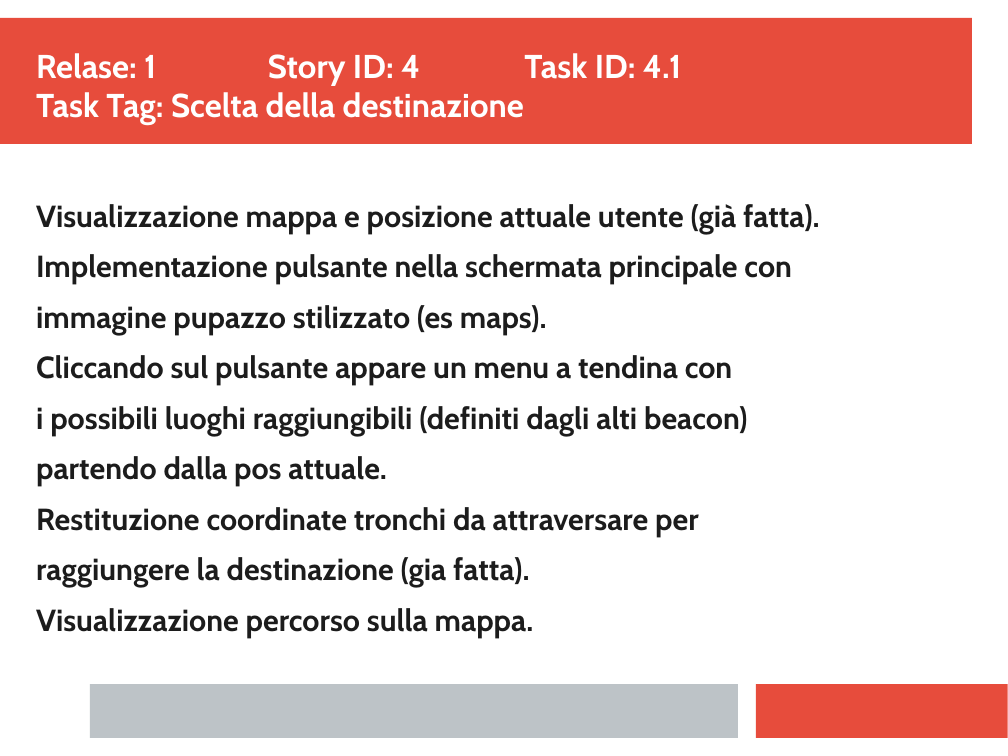
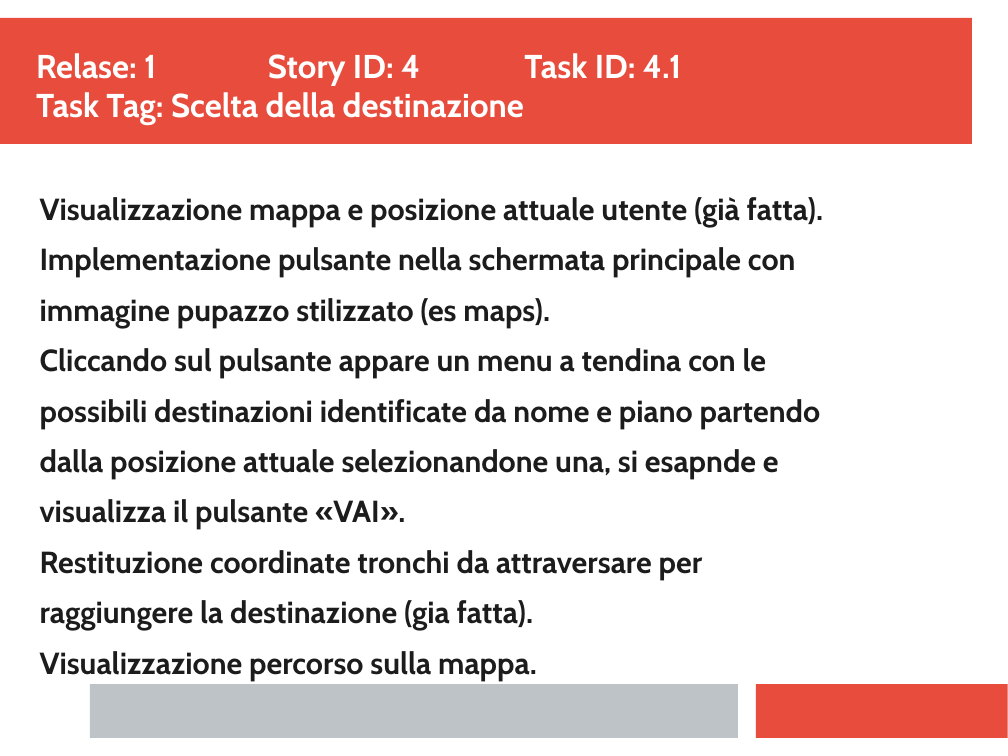
Before and after one commit to ecorradini/ProgettoIDS, a slide deck: slide 2 of AnalisiRequisiti/TaskGestioneOrdinaria.ppt. Drawn at 1008x756 pixels with LibreOffice and Linux fonts; fonts in the diff are those of the drawing. Boxes give left, top, right and bottom in pixels: in the first picture for what was removed or moved away, otherwise in the second. Text is boxed around its words. In the diff, an @@ line names an element or a change of style, - is before the commit and + after.

```diff
--- a/AnalisiRequisiti/TaskGestioneOrdinaria.ppt
+++ b/AnalisiRequisiti/TaskGestioneOrdinaria.ppt
@@ text "Visualizzazione mappa e posizione attuale ...": place and size @@
-text "Visualizzazione mappa e posizione attuale ..." at (36,204,820,638)
+text "Visualizzazione mappa e posizione attuale ..." at (40,197,824,675)
@@ text at (40,348,821,530): text changed @@
-Cliccando sul pulsante appare un menu a tendina con
-i possibili luoghi raggiungibili (definiti dagli alti beacon)
-partendo dalla pos attuale.
+Cliccando sul pulsante appare un menu a tendina con le
+possibili destinazioni identificate da nome e piano partendo
+dalla posizione attuale selezionandone una, si esapnde e
+visualizza il pulsante «VAI».
```
Also in this commit, not shown: 1 other slide changed.
